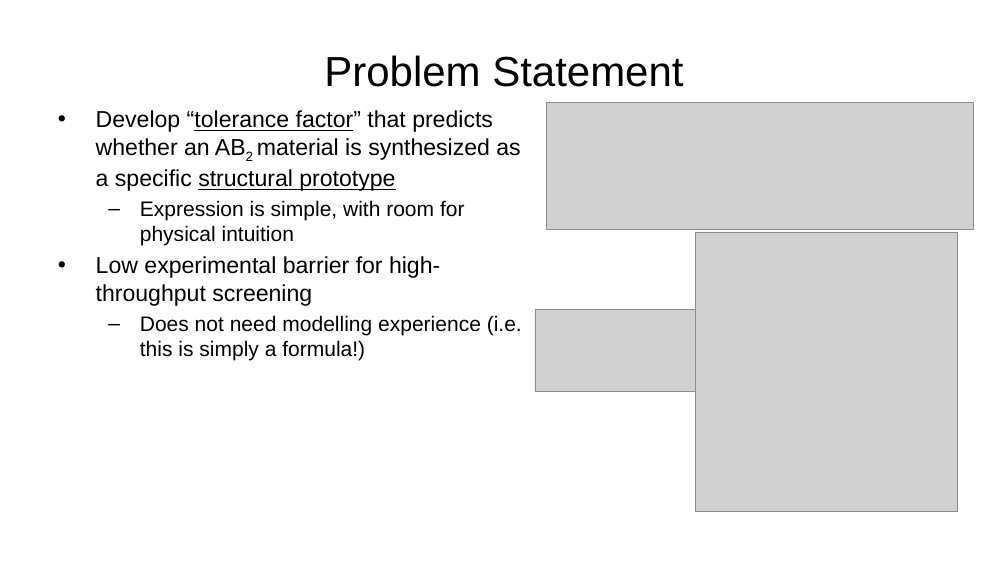
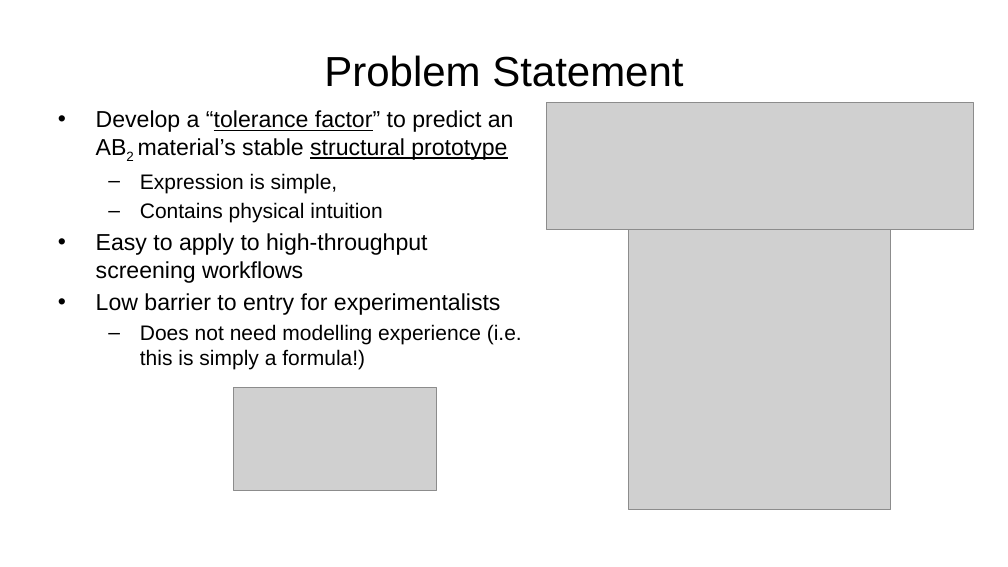
Before and after one commit to AlbertVong/Mat-Hack-2023, a slide deck: slide 2 of powerpoint_slides/final_presentation_av.pptx. Drawn at 1008x567 pixels with LibreOffice and Linux fonts; fonts in the diff are those of the drawing; grey boxes stand for pictures; background and template pictures are left out. Boxes give left, top, right and bottom in pixels: in the first picture for what was removed or moved away, otherwise in the second. Text is boxed around its words. In the diff, an @@ line names an element or a change of style, - is before the commit and + after.

```diff
--- a/powerpoint_slides/final_presentation_av.pptx
+++ b/powerpoint_slides/final_presentation_av.pptx
@@ text at [96,110,514,315]: text changed @@
-• Develop “tolerance factor” that predicts whether an AB2 material is synthesized as a specific structural prototype
-  – Expression is simple, with room for physical intuition
-• Low experimental barrier for high-throughput screening
+• Develop a “tolerance factor” to predict an AB2 material’s stable structural prototype
+  – Expression is simple,
+  – Contains physical intuition
+• Easy to apply to high-throughput screening workflows
+• Low barrier to entry for experimentalists
@@ picture: place and size @@
-picture at [696,232,958,512]
+picture at [629,230,892,510]
@@ picture: place and size @@
-picture at [535,310,696,392]
+picture at [234,387,436,491]
```
Also in this commit, not shown: 2 other slides changed, 3 slides added, 2 slides removed, 1 other file.
